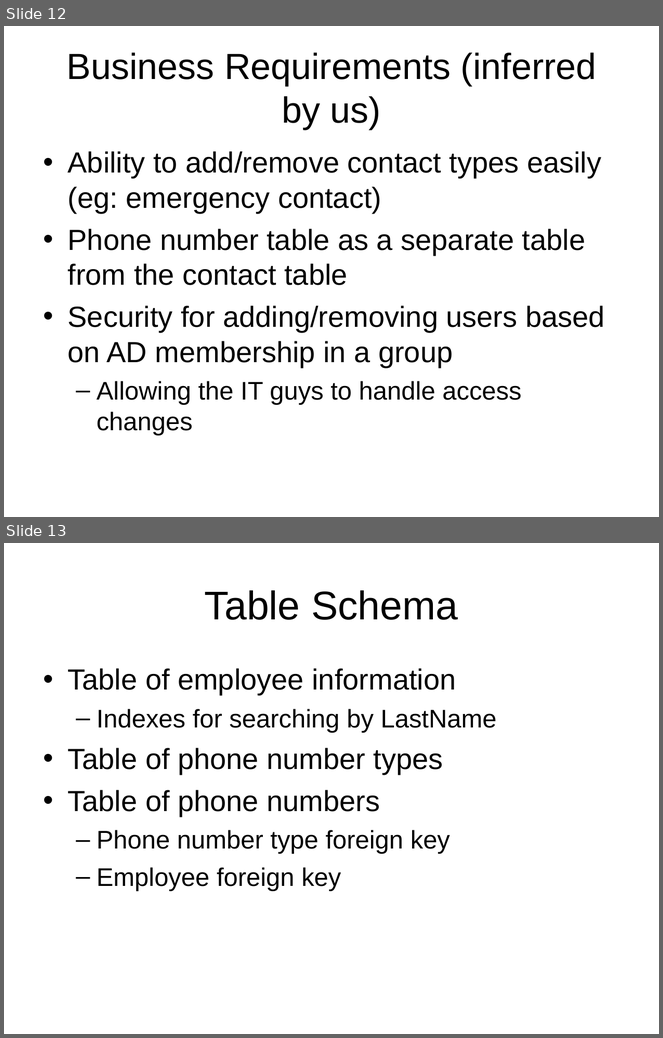
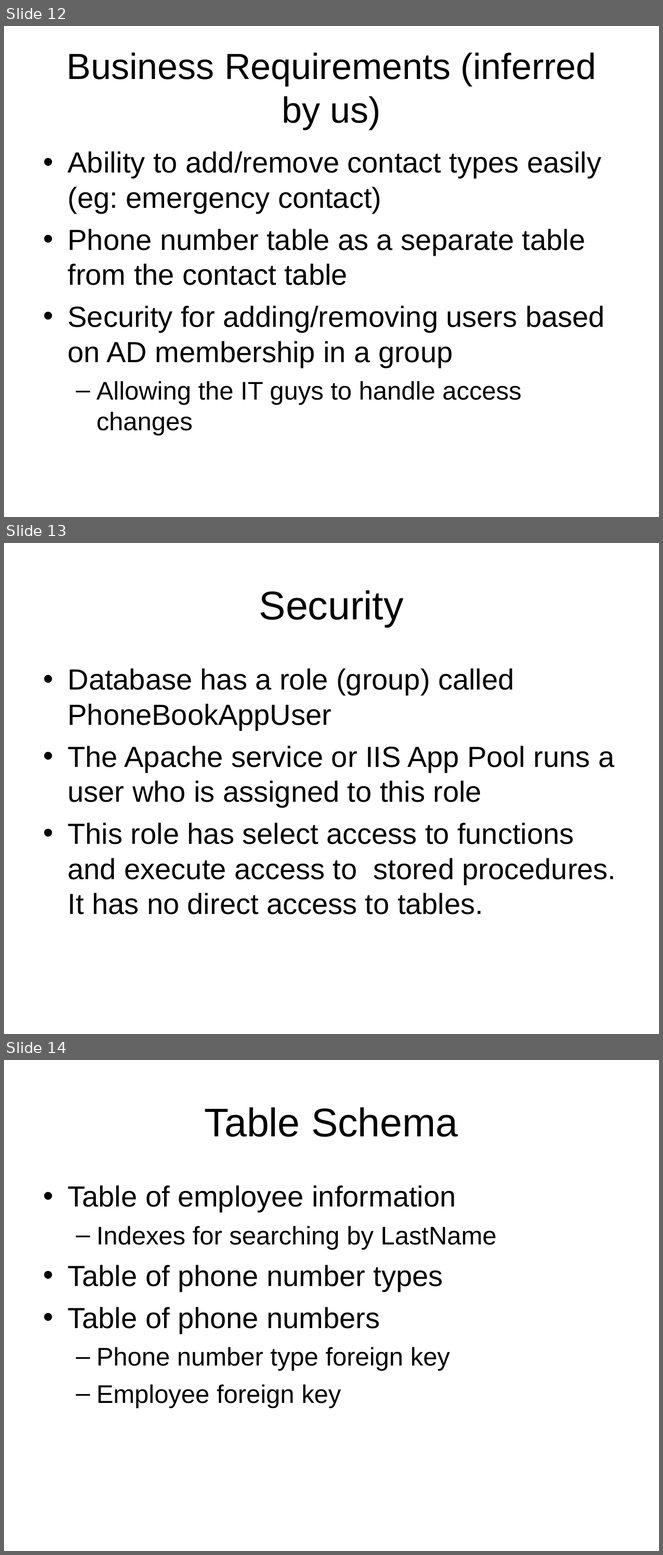
Before and after one commit to LIPHP/Employee-Contact-List, a slide deck: Docs/Using Microsoft SQL Server with PHP.ppt. Shown one above the other, each under a label of ours: slides 12 and 13 before the commit, slides 12, 13 and 14 after it. The pictures are 663x1038 and 663x1555 pixels, drawn with LibreOffice and Linux fonts; fonts in the diff are those of the drawing. Boxes give left, top, right and bottom in pixels: in the first picture for what was removed or moved away, otherwise in the second. Text is boxed around its words. In the diff, an @@ line names an element or a change of style, - is before the commit and + after.

```diff
--- a/Docs/Using Microsoft SQL Server with PHP.ppt
+++ b/Docs/Using Microsoft SQL Server with PHP.ppt
@@ slide 13 added at [4, 543, 659, 1034], background #FFFFFF @@
@@ title added at [259, 590, 404, 627], 44 pt, text #000000 @@
+Security
@@ text added at [68, 668, 617, 915], 32 pt, text #000000 @@
+• Database has a role (group) called PhoneBookAppUser
+• The Apache service or IIS App Pool runs a user who is assigned to this role
+• This role has select access to functions and execute access to stored procedures. It has no direct access to tables.
@@ what was slide 13 is now slide 14 @@
```
Also in this commit, not shown: 3 slides changed, 1 other slide added, 7 slides removed.
